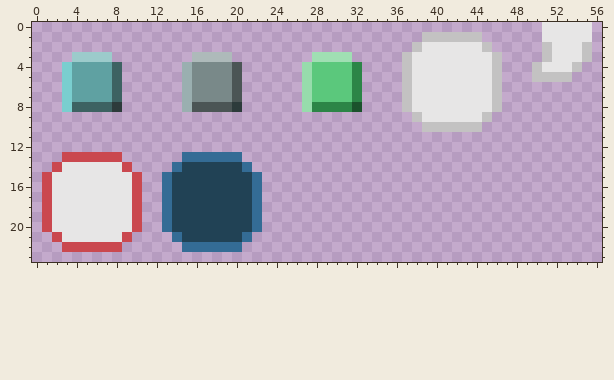
A pixel-art sprite gets an edit: res/ui.png. Above, as it was before the edit.
The file is 64x64 pixels. Colours within 5 levels of each other are drawn and written as one. Shown: x 0..56, y 0..23.
After:
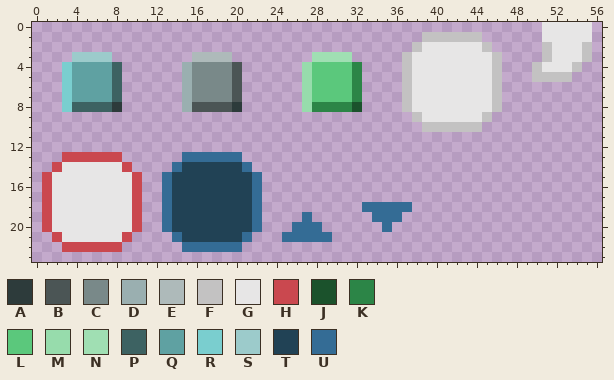
Palette (. is transparent): A #2d3b3b  B #4b5555  C #798989  D #9aafb0  E #aebaba  F #c3c2c2  G #e7e6e6  H #ca484f  J #1b522c  K #2c8547  L #5bc87c  M #97dcac  N #a0dfb3  P #3d6262  Q #5fa1a2  R #7acecf  S #9ccbcb  T #214255  U #346c95
Diff:
y 18: x 33..37 ..... -> UUUUU
y 19: x 27 . -> U; x 34..36 ... -> UUU
y 20: x 26..28 ... -> UUU; x 35 . -> U
y 21: x 25..29 ..... -> UUUUU
